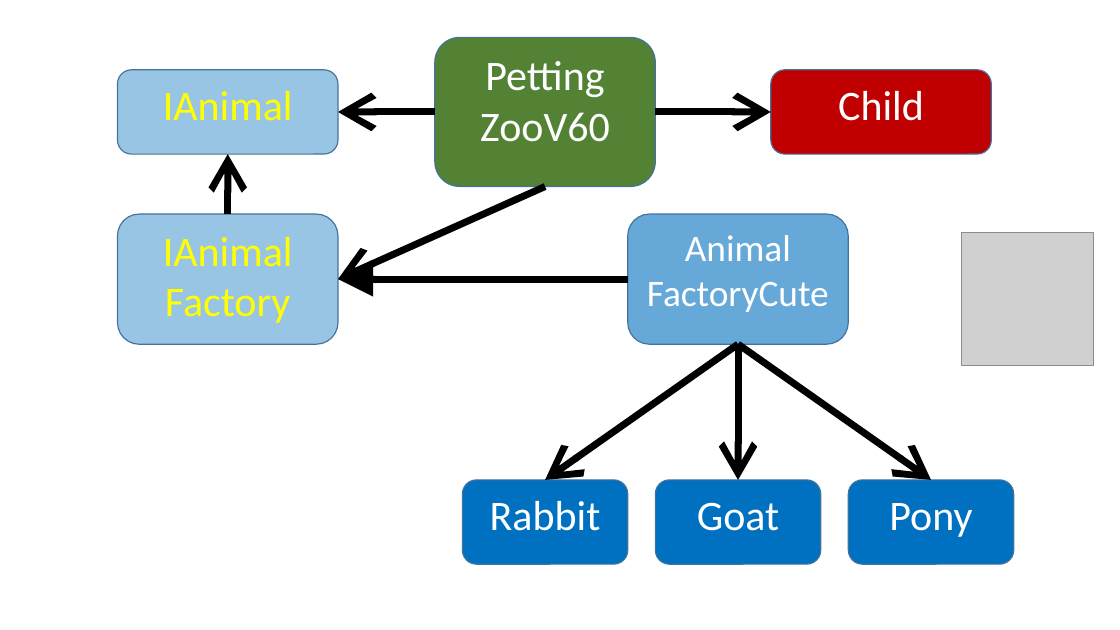
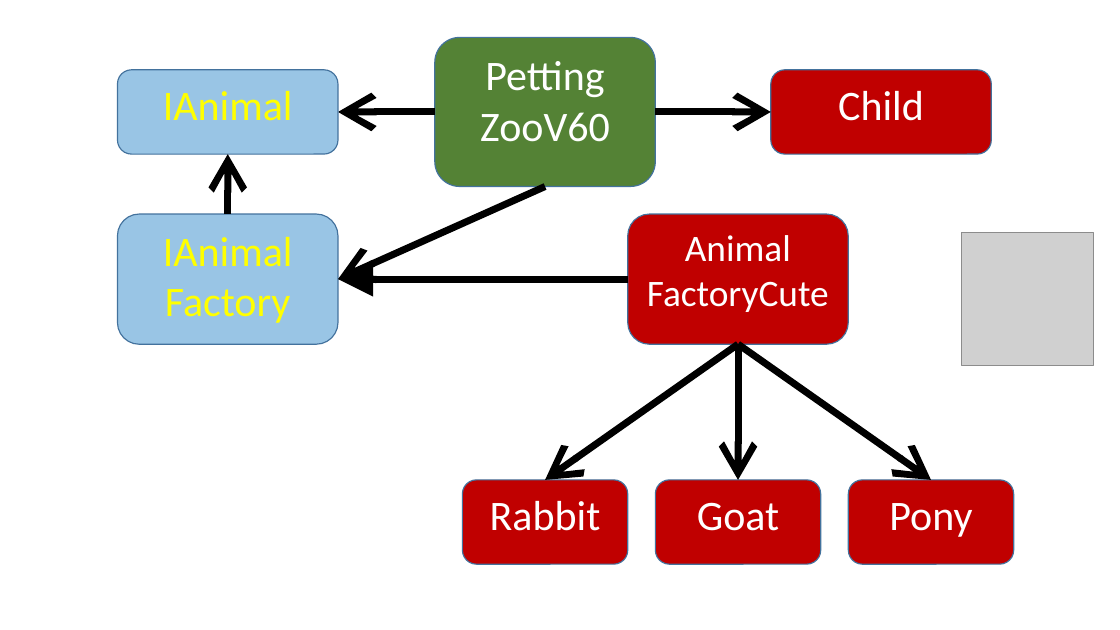
Before and after one commit to perl-easj/Teaching-materials, a slide deck: slide 34 of CSharpProgramming/Presentations/OOProgPartIII/FactoryMethod.pptx (slide 31 before the commit). Drawn at 1120x630 pixels with LibreOffice and Linux fonts; fonts in the diff are those of the drawing; grey boxes stand for pictures. Boxes give left, top, right and bottom in pixels: in the first picture for what was removed or moved away, otherwise in the second. Text is boxed around its words. In the diff, an @@ line names an element or a change of style, - is before the commit and + after.

```diff
--- a/CSharpProgramming/Presentations/OOProgPartIII/FactoryMethod.pptx
+++ b/CSharpProgramming/Presentations/OOProgPartIII/FactoryMethod.pptx
@@ rounded rectangle "Animal" at (x1=628, y1=214, x2=849, y2=344): fill #0070C0 at 60% opacity to #C00000 @@
@@ fill #0070C0 to #C00000 in 3 elements at (x1=462, y1=480, x2=628, y2=564), (x1=655, y1=480, x2=821, y2=564), (x1=849, y1=480, x2=1014, y2=564) @@
```
Also in this commit, not shown: 8 other slides changed, 6 slides added, 1 slide removed, 4 other files.
